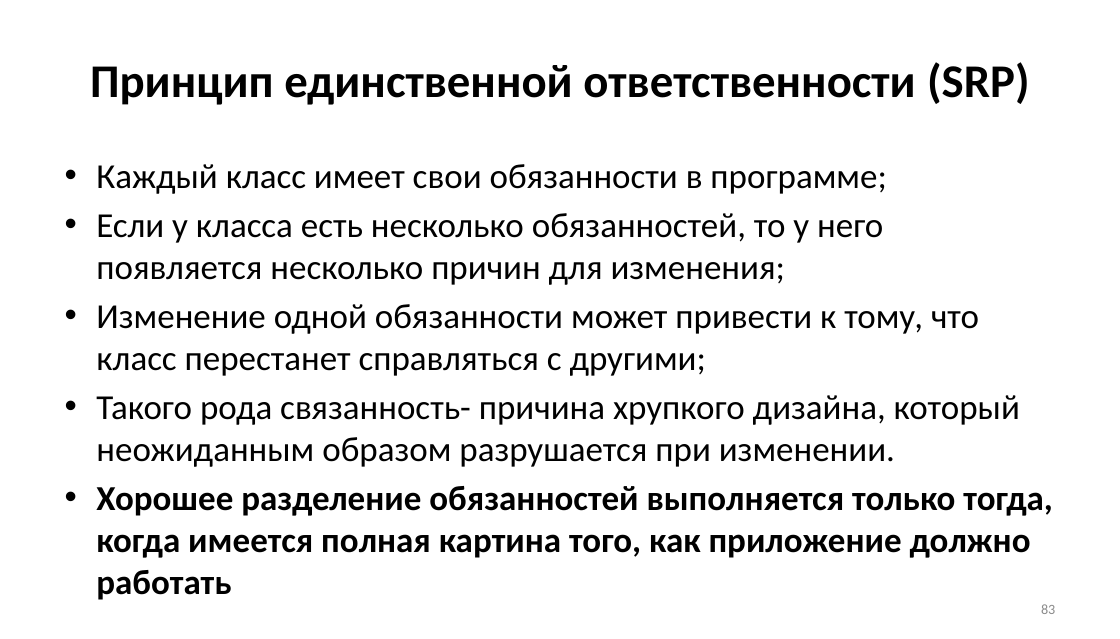
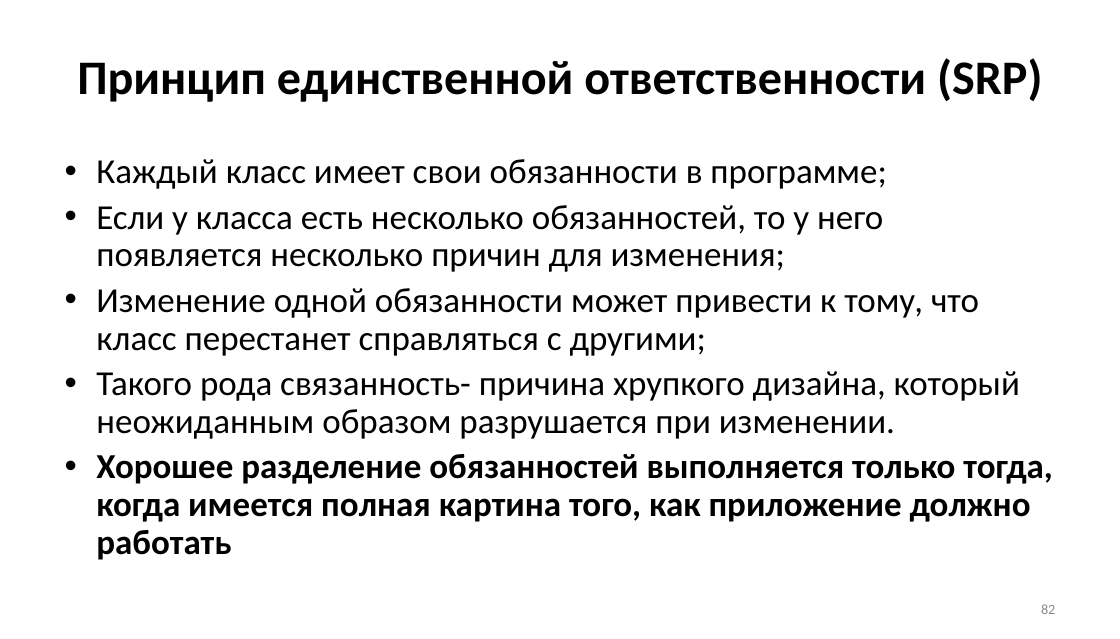
Before and after one commit to Mrztv/KRSU, a slide deck: slide 82 of 2026/ООП/Хмелева/ООП2.pptx (slide 83 before the commit). Drawn at 1120x639 pixels with LibreOffice and Linux fonts; fonts in the diff are those of the drawing. Boxes give left, top, right and bottom in pixels: in the first picture for what was removed or moved away, otherwise in the second. Text is boxed around its words. In the diff, an @@ line names an element or a change of style, - is before the commit and + after.

```diff
--- a/2026/ООП/Хмелева/ООП2.pptx
+++ b/2026/ООП/Хмелева/ООП2.pptx
@@ title "Принцип единственной ответственности (SRP)" at (x1=77, y1=58, x2=1042, y2=102): size 39.6 to 40.7 pt; line spacing 1 to 0.9 @@
@@ text "Каждый класс имеет свои обязанности ..." at (x1=96, y1=159, x2=1052, y2=560): line spacing 1 to 0.9 @@
```
Also in this commit, not shown: 91 other slides changed, 1 slide removed, 27 other files.
